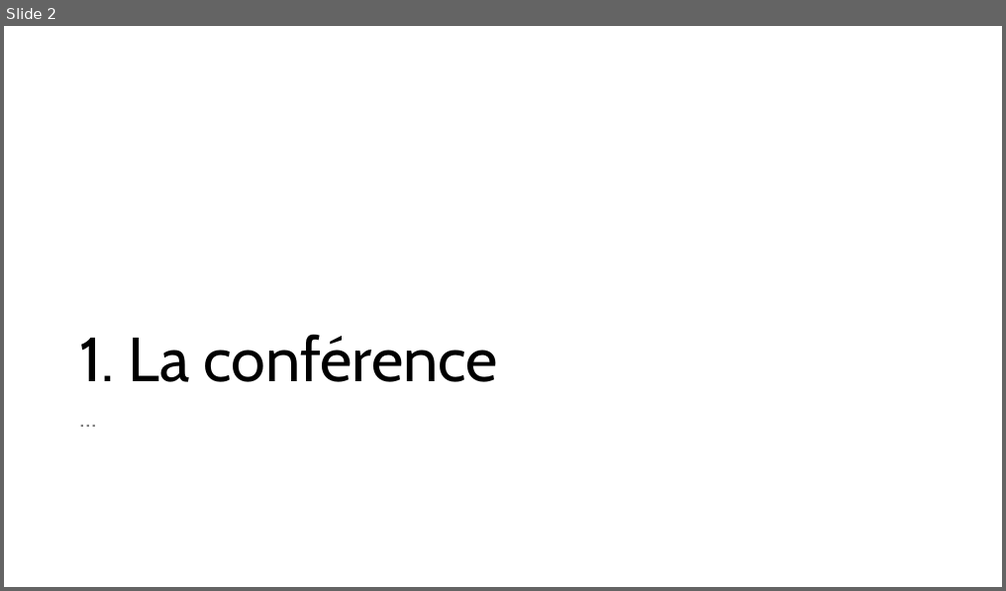
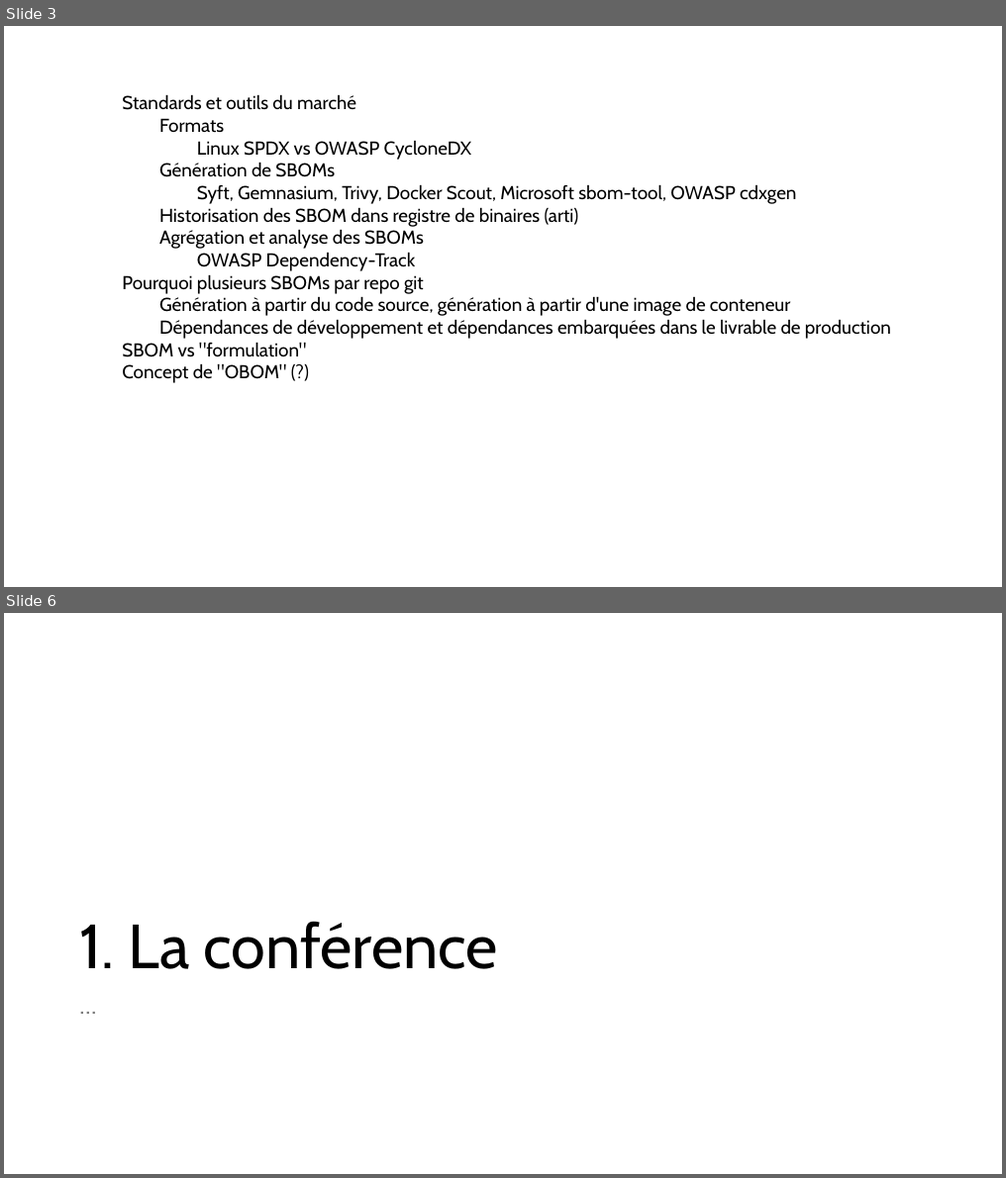
Before and after one commit to avergnaud/sboms, a slide deck: SBOM.pptx. Shown one above the other, each under a label of ours: slide 2 before the commit, slides 3 and 6 after it; the slides between them are not shown. The pictures are 1006x591 and 1006x1178 pixels, drawn with LibreOffice and Linux fonts; fonts in the diff are those of the drawing. Boxes give left, top, right and bottom in pixels: in the first picture for what was removed or moved away, otherwise in the second. Text is boxed around its words. In the diff, an @@ line names an element or a change of style, - is before the commit and + after.

```diff
--- a/SBOM.pptx
+++ b/SBOM.pptx
@@ slide 3 added at (x1=4, y1=26, x2=1002, y2=587), background #FFFFFF @@
@@ text added at (x1=122, y1=94, x2=891, y2=383), 18 pt, text #000000 @@
+Standards et outils du marché
+  Formats
+    Linux SPDX vs OWASP CycloneDX
+  Génération de SBOMs
+    Syft, Gemnasium, Trivy, Docker Scout, Microsoft sbom-tool, OWASP cdxgen
+  Historisation des SBOM dans registre de binaires (arti)
+  Agrégation et analyse des SBOMs
+    OWASP Dependency-Track
+Pourquoi plusieurs SBOMs par repo git
+  Génération à partir du code source, génération à partir d'une image de conteneur
+  Dépendances de développement et dépendances embarquées dans le livrable de production
+SBOM vs "formulation"
+Concept de "OBOM" (?)
@@ what was slide 2 is now slide 6 @@
```
Also in this commit, not shown: 3 other slides added.
